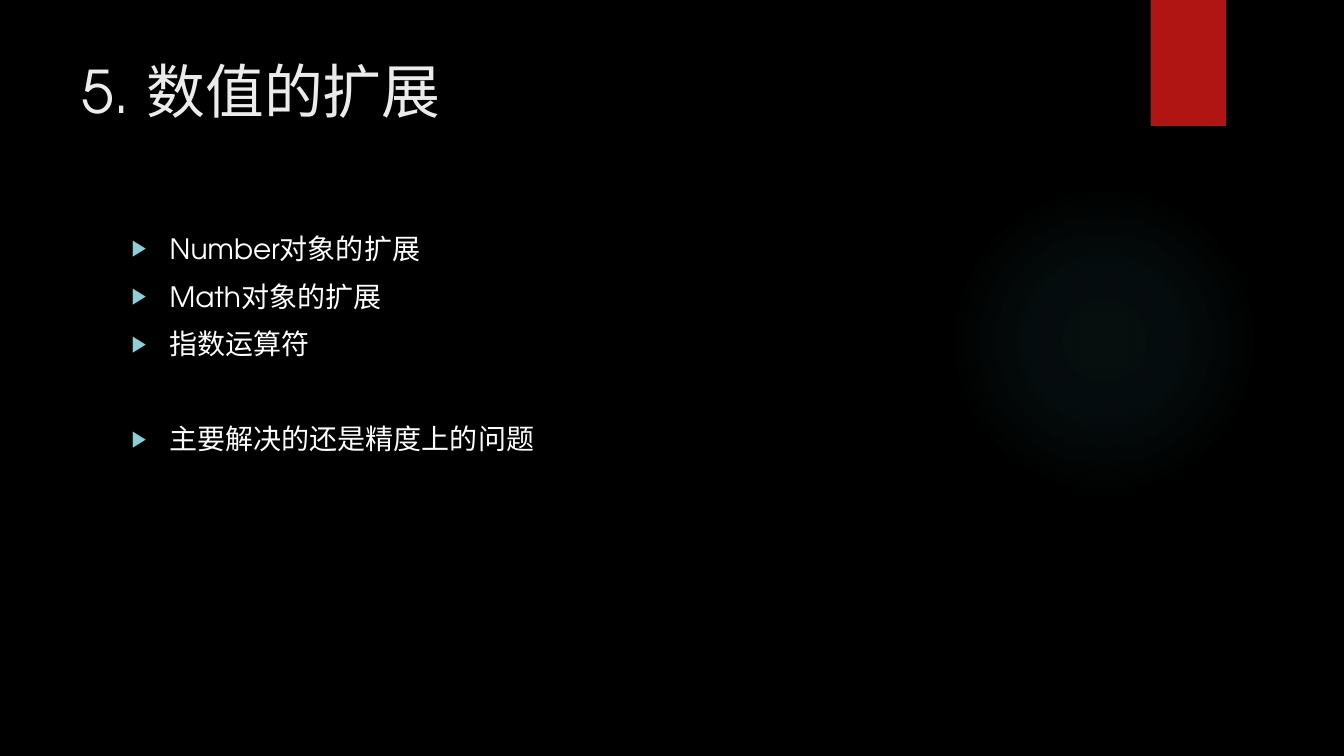
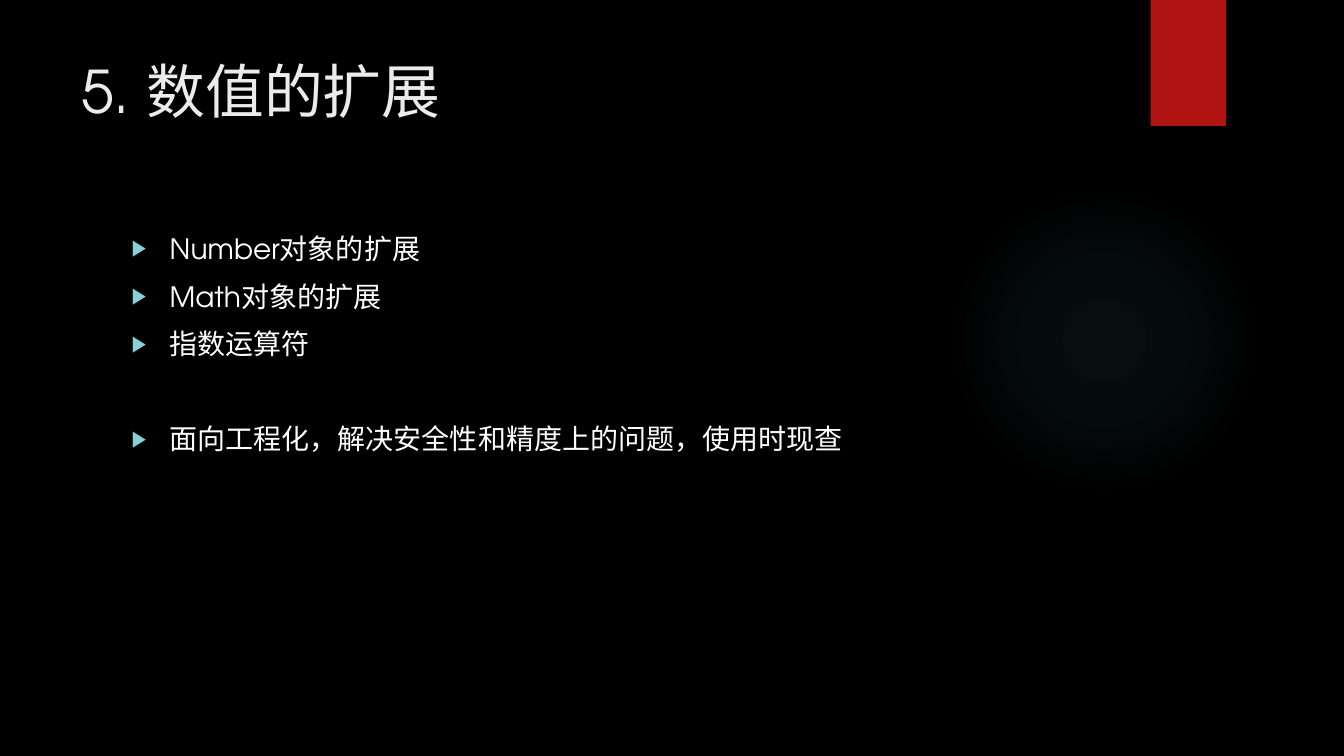
Before and after one commit to Edward-Li/Babel-ES6-Lessons, a slide deck: slide 9 of ES6 .pptx. Drawn at 1344x756 pixels with LibreOffice and Linux fonts; fonts in the diff are those of the drawing; background and template pictures are left out. Boxes give left, top, right and bottom in pixels: in the first picture for what was removed or moved away, otherwise in the second. Text is boxed around its words. In the diff, an @@ line names an element or a change of style, - is before the commit and + after.

```diff
--- a/ES6 .pptx
+++ b/ES6 .pptx
@@ text at box(170, 425, 843, 452): text changed @@
-▶ 主要解决的还是精度上的问题
+▶ 面向工程化，解决安全性和精度上的问题，使用时现查
```
Also in this commit, not shown: 4 other slides changed, 2 slides added, 7 other files.
